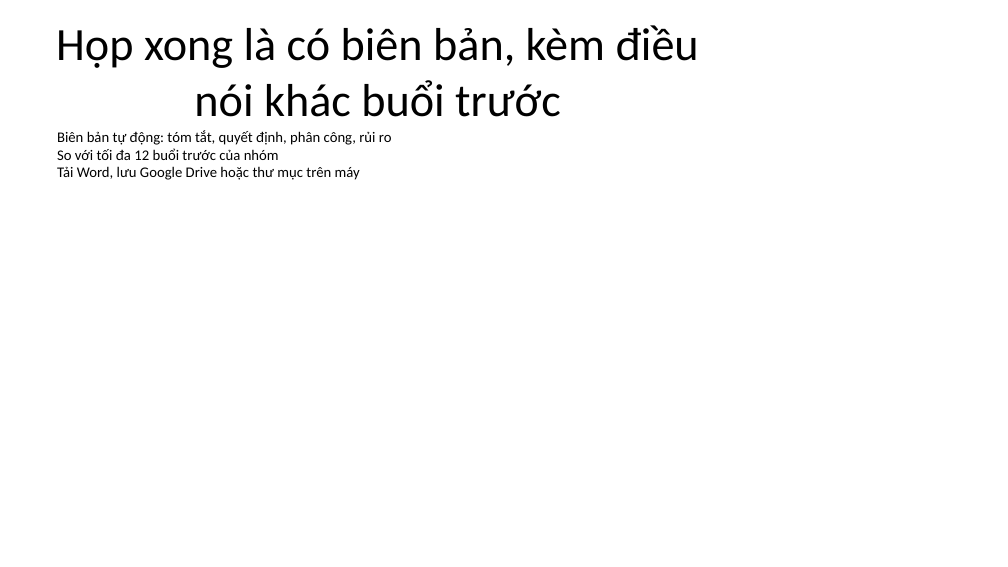
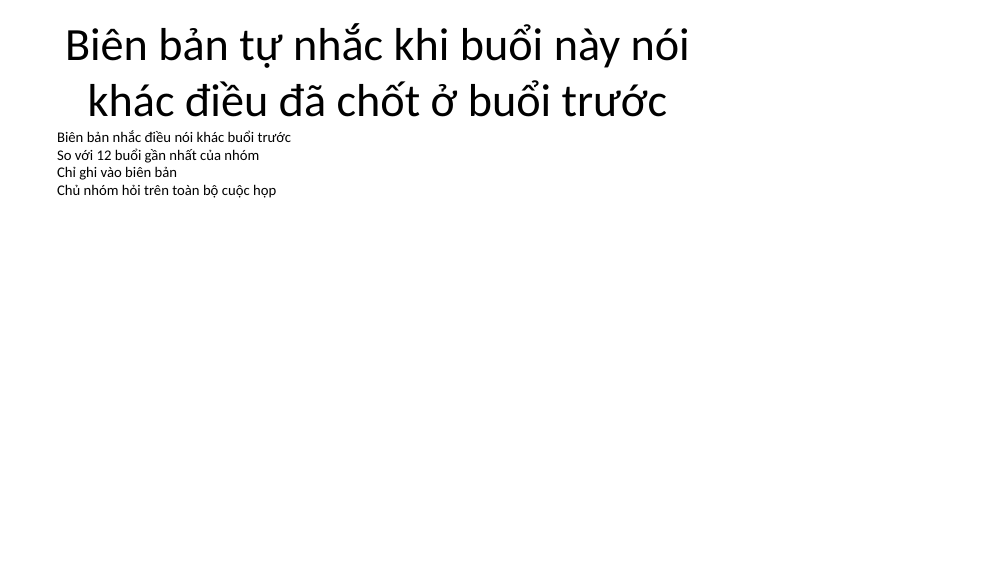
Before and after one commit to phucbh-hue/metting-assistant, a slide deck: slide 10 of slides/demo/UrBox Meeting Copilot - Demo 10.2026.pptx (slide 8 before the commit). Drawn at 1008x567 pixels with LibreOffice and Linux fonts; fonts in the diff are those of the drawing; background and template pictures are left out. Boxes give left, top, right and bottom in pixels: in the first picture for what was removed or moved away, otherwise in the second. Text is boxed around its words. In the diff, an @@ line names an element or a change of style, - is before the commit and + after.

```diff
--- a/slides/demo/UrBox Meeting Copilot - Demo 10.2026.pptx
+++ b/slides/demo/UrBox Meeting Copilot - Demo 10.2026.pptx
@@ title at (65,23,690,117): text changed @@
-Họp xong là có biên bản, kèm điều nói khác buổi trước
+Biên bản tự nhắc khi buổi này nói khác điều đã chốt ở buổi trước
@@ text at (57,130,292,198): text changed @@
-Biên bản tự động: tóm tắt, quyết định, phân công, rủi ro
-So với tối đa 12 buổi trước của nhóm
-Tải Word, lưu Google Drive hoặc thư mục trên máy
+Biên bản nhắc điều nói khác buổi trước
+So với 12 buổi gần nhất của nhóm
+Chỉ ghi vào biên bản
+Chủ nhóm hỏi trên toàn bộ cuộc họp
```
Also in this commit, not shown: 7 other slides changed, 7 slides added, 5 slides removed, 9 other files.
